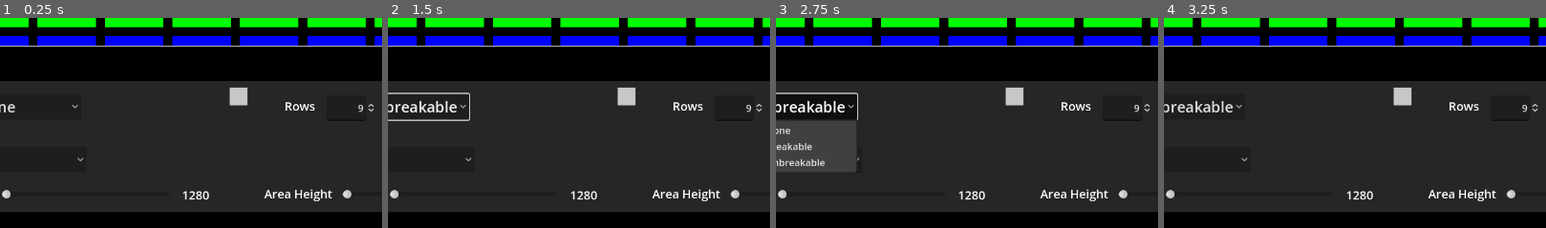
Above: before the commit, frames 1-4 (left to right).
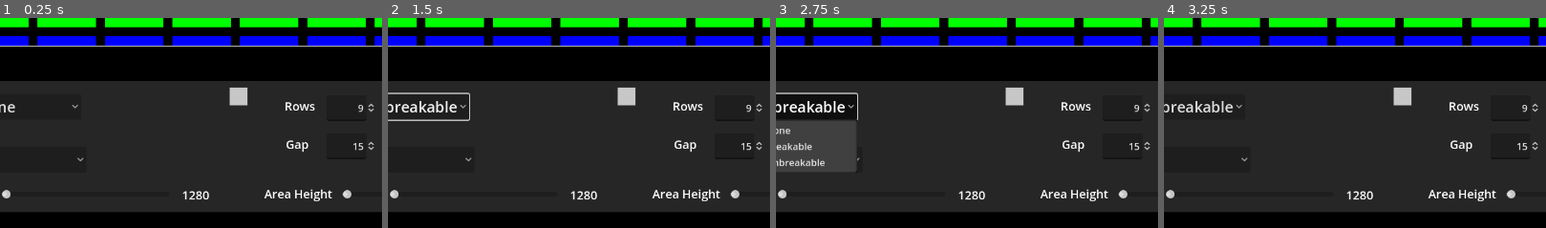
Above: after the commit, the same moments.

Repository: aaronchn99/Breakout
Game: Godot game, scene res://LevelEditor/EditorMain.tscn
Same seed, same stepped clock (60 frames per second), same inputs: the game is played once before the commit and once after it. This scene is started directly instead of the project's main scene.
Inputs (mouse positions are % of the whole screen's width and height, from its top left):
- Up to frame 1 (0.25 s): no input
- Up to frame 2 (1.5 s): click "None" at 0.5 s; click "1" at 1.25 s
- Up to frame 3 (2.75 s): click "Unbreakable" at 2 s
- Up to frame 4 (3.25 s): click (4, 8) at 2.75 s
The pictures show only the part of the screen within x 19-69%, y 50-100%; the shares and areas given below are measured in that part.

The runs differ from the first frame. In frame 1, 0.2% of the frame differs, in the area x 75-98%, y 58-64%; in frame 2, 0.2%; in frame 3, 0.2%; in frame 4, 0.2%.

Commit message:
Feat(Editor): Gap field

Diff:
--- a/LevelEditor/EditorMain.gd
+++ b/LevelEditor/EditorMain.gd
@@ -28,7 +28,11 @@
 		brick = create_brick(brick_types[i], coords.x, coords.y, color)
 		selected_brick = brick
 
-var gap : float
+var gap : float:
+	set(val):
+		level_list[selected_level].gap = val
+		$EditPanel/Gap/SpinBox.set_value_no_signal(val)
+		gap = val
 var rows : int:
 	set(val):
 		level_list[selected_level].rows = val
@@ -143,3 +147,7 @@
 func on_col_change(val):
 	columns = val
 	generate_map(level_list[selected_level])
+
+func on_gap_change(val):
+	gap = val
+	generate_map(level_list[selected_level])
--- a/LevelEditor/EditorMain.tscn
+++ b/LevelEditor/EditorMain.tscn
@@ -280,6 +280,30 @@
 alignment = 2
 update_on_text_changed = true
 
+[node name="Gap" type="Control" parent="EditPanel"]
+anchors_preset = 0
+offset_left = 625.0
+offset_top = 85.0
+offset_right = 796.0
+offset_bottom = 134.0
+
+[node name="Label" type="Label" parent="EditPanel/Gap"]
+layout_mode = 0
+offset_left = 15.0
+offset_top = 7.0
+offset_right = 62.0
+offset_bottom = 35.0
+text = "Gap"
+
+[node name="SpinBox" type="SpinBox" parent="EditPanel/Gap"]
+layout_mode = 0
+offset_left = 83.0
+offset_top = 3.0
+offset_right = 166.063
+offset_bottom = 46.0
+alignment = 2
+update_on_text_changed = true
+
 [node name="AreaWidth" type="Control" parent="EditPanel"]
 anchors_preset = 0
 offset_left = 33.0
@@ -346,3 +370,4 @@
 [connection signal="item_selected" from="EditPanel/Level/OptionButton" to="." method="on_level_change"]
 [connection signal="value_changed" from="EditPanel/Row/SpinBox" to="." method="on_row_change"]
 [connection signal="value_changed" from="EditPanel/Column/SpinBox" to="." method="on_col_change"]
+[connection signal="value_changed" from="EditPanel/Gap/SpinBox" to="." method="on_gap_change"]
